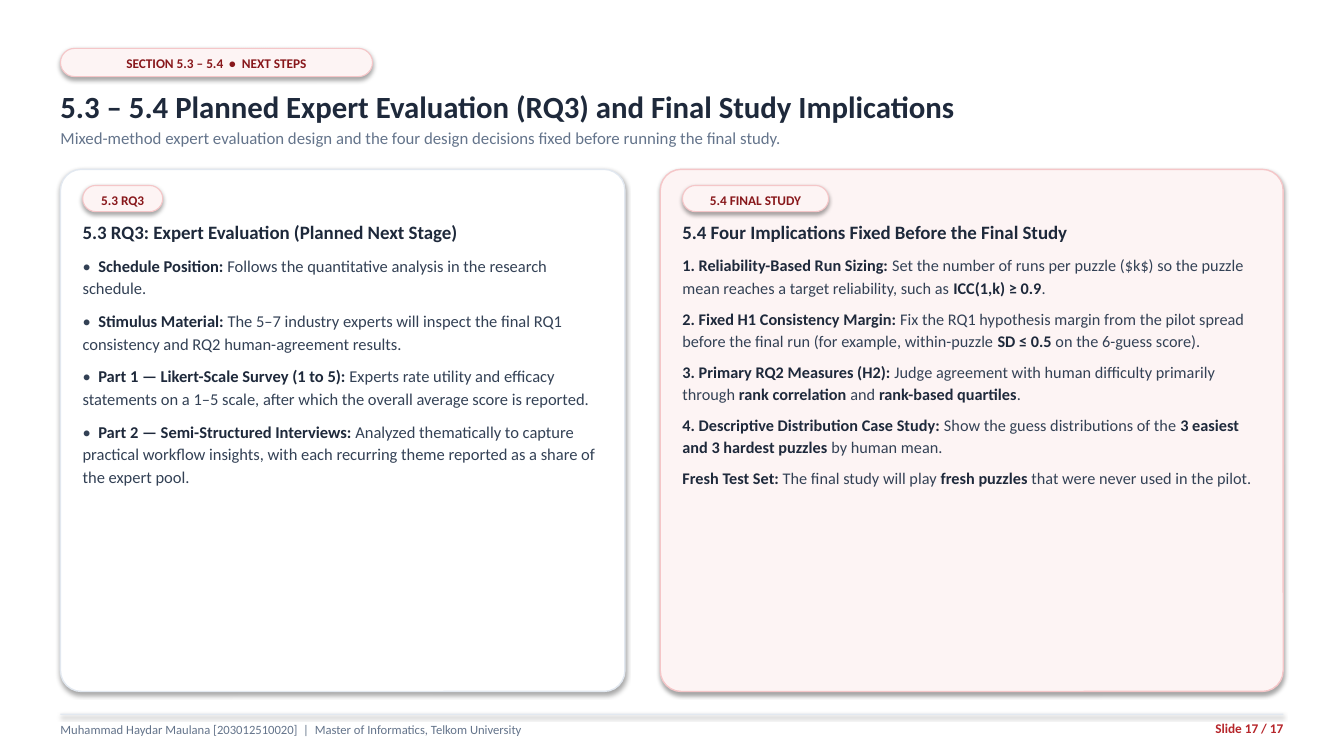
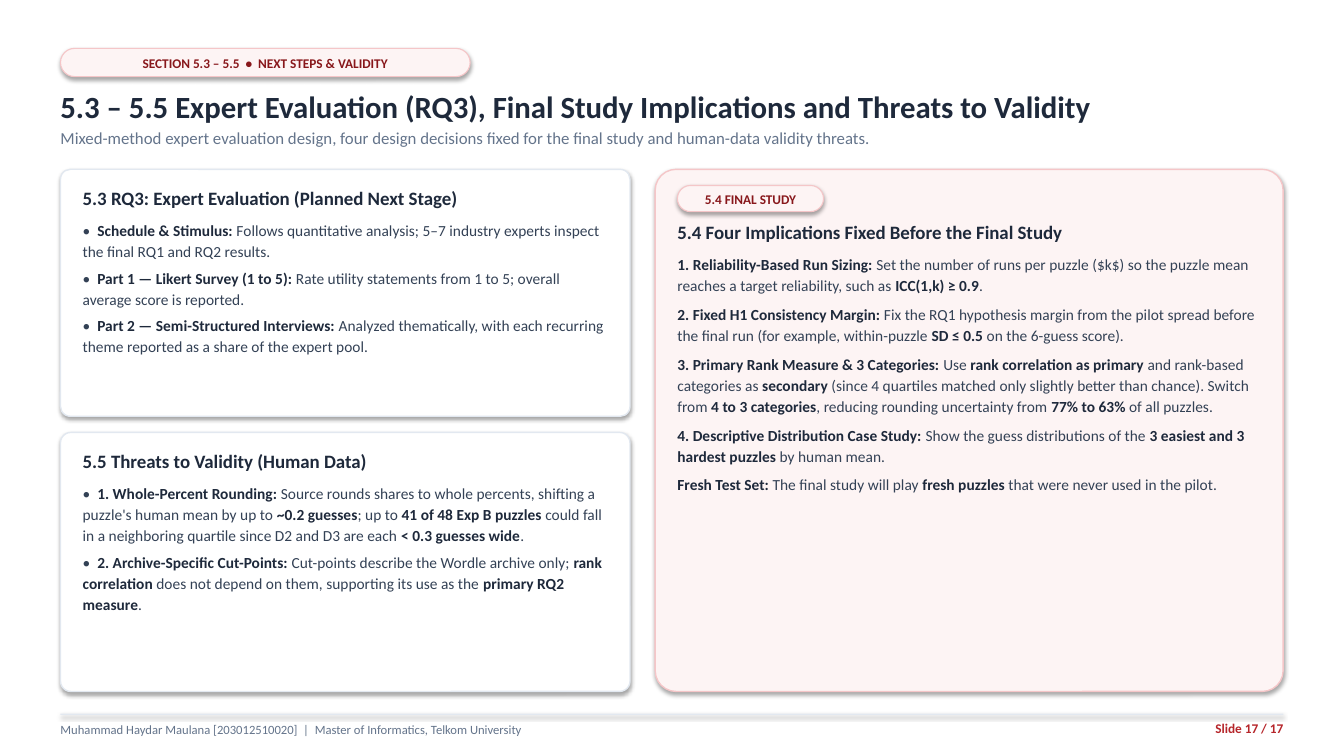
Before and after one commit to haydariday/Thesis, a slide deck: slide 17 of docs/thesis-1/thesis-progress-slides.pptx. Drawn at 1344x756 pixels with LibreOffice and Linux fonts; fonts in the diff are those of the drawing. Boxes give left, top, right and bottom in pixels: in the first picture for what was removed or moved away, otherwise in the second. Text is boxed around its words. In the diff, an @@ line names an element or a change of style, - is before the commit and + after.

```diff
--- a/docs/thesis-1/thesis-progress-slides.pptx
+++ b/docs/thesis-1/thesis-progress-slides.pptx
@@ rounded rectangle "SECTION 5.3 – 5.5 • ...": place and size @@
-rounded rectangle "SECTION 5.3 – 5.5 • ..." at bbox=[60, 48, 373, 77]
+rounded rectangle "SECTION 5.3 – 5.5 • ..." at bbox=[60, 48, 470, 77]
@@ text in rounded rectangle at bbox=[143, 59, 388, 68]: text changed @@
-SECTION 5.3 – 5.4 • NEXT STEPS
+SECTION 5.3 – 5.5 • NEXT STEPS & VALIDITY
@@ text at bbox=[60, 95, 1090, 123]: text changed @@
-5.3 – 5.4 Planned Expert Evaluation (RQ3) and Final Study Implications
+5.3 – 5.5 Expert Evaluation (RQ3), Final Study Implications and Threats to Validity
@@ text at bbox=[60, 132, 870, 147]: text changed @@
-Mixed-method expert evaluation design and the four design decisions fixed before running the final study.
+Mixed-method expert evaluation design, four design decisions fixed for the final study and human-data validity threats.
@@ rounded rectangle added at bbox=[60, 169, 630, 416], fill #FFFFFF, outline #E2E8F0 1 pt @@
@@ rounded rectangle: place and size @@
-rounded rectangle at bbox=[660, 169, 1284, 692]
+rounded rectangle at bbox=[655, 169, 1284, 692]
@@ text "5.3 RQ3: Expert Evaluation (Planned ...": place and size @@
-text "5.3 RQ3: Expert Evaluation (Planned ..." at bbox=[83, 225, 595, 486]
+text "5.3 RQ3: Expert Evaluation (Planned ..." at bbox=[83, 191, 603, 355]
@@ rounded rectangle removed at bbox=[83, 186, 162, 212] @@
-5.3 RQ3
@@ rounded rectangle "5.4 FINAL STUDY": place and size @@
-rounded rectangle "5.4 FINAL STUDY" at bbox=[683, 186, 829, 212]
+rounded rectangle "5.4 FINAL STUDY" at bbox=[678, 186, 824, 212]
@@ text at bbox=[83, 225, 603, 355]: text changed; size 11.8 to 11 pt @@
-• Schedule Position: Follows the quantitative analysis in the research schedule.
-• Stimulus Material: The 5–7 industry experts will inspect the final RQ1 consistency and RQ2 human-agreement results.
-• Part 1 — Likert-Scale Survey (1 to 5): Experts rate utility and efficacy statements on a 1–5 scale, after which the overall average score is reported.
-• Part 2 — Semi-Structured Interviews: Analyzed thematically to capture practical workflow insights, with each recurring theme reported as a share of the expert pool.
+• Schedule & Stimulus: Follows quantitative analysis; 5–7 industry experts inspect the final RQ1 and RQ2 results.
+• Part 1 — Likert Survey (1 to 5): Rate utility statements from 1 to 5; overall average score is reported.
+• Part 2 — Semi-Structured Interviews: Analyzed thematically, with each recurring theme reported as a share of the expert pool.
@@ text at bbox=[677, 259, 1255, 493]: size 11.6 to 11 pt in "1. Reliability-Based Run Sizing: Set the number ...", "2. Fixed H1 Consistency Margin: Fix the ...", "4. Descriptive Distribution Case Study: Show the ...", "Fresh Test Set: The final study will ..." @@
@@ text at bbox=[677, 359, 1249, 415]: text changed; size 11.6 to 11 pt; text colour #1E293B to #334155; bold off @@
-3. Primary RQ2 Measures (H2): Judge agreement with human difficulty primarily through rank correlation and rank-based quartiles.
+3. Primary Rank Measure & 3 Categories: Use rank correlation as primary and rank-based categories as secondary (since 4 quartiles matched only slightly better than chance). Switch from 4 to 3 categories, reducing rounding uncertainty from 77% to 63% of all puzzles.
@@ rounded rectangle: place and size @@
-rounded rectangle at bbox=[60, 169, 625, 692]
+rounded rectangle at bbox=[60, 433, 630, 692]
@@ text added at bbox=[83, 454, 602, 610], 11 pt, text #334155 @@
+5.5 Threats to Validity (Human Data)
+• 1. Whole-Percent Rounding: Source rounds shares to whole percents, shifting a puzzle's human mean by up to ~0.2 guesses; up to 41 of 48 Exp B puzzles could fall in a neighboring quartile since D2 and D3 are each < 0.3 guesses wide.
+• 2. Archive-Specific Cut-Points: Cut-points describe the Wordle archive only; rank correlation does not depend on them, supporting its use as the primary RQ2 measure.
```
Also in this commit, not shown: 11 other slides changed, 15 other files.
